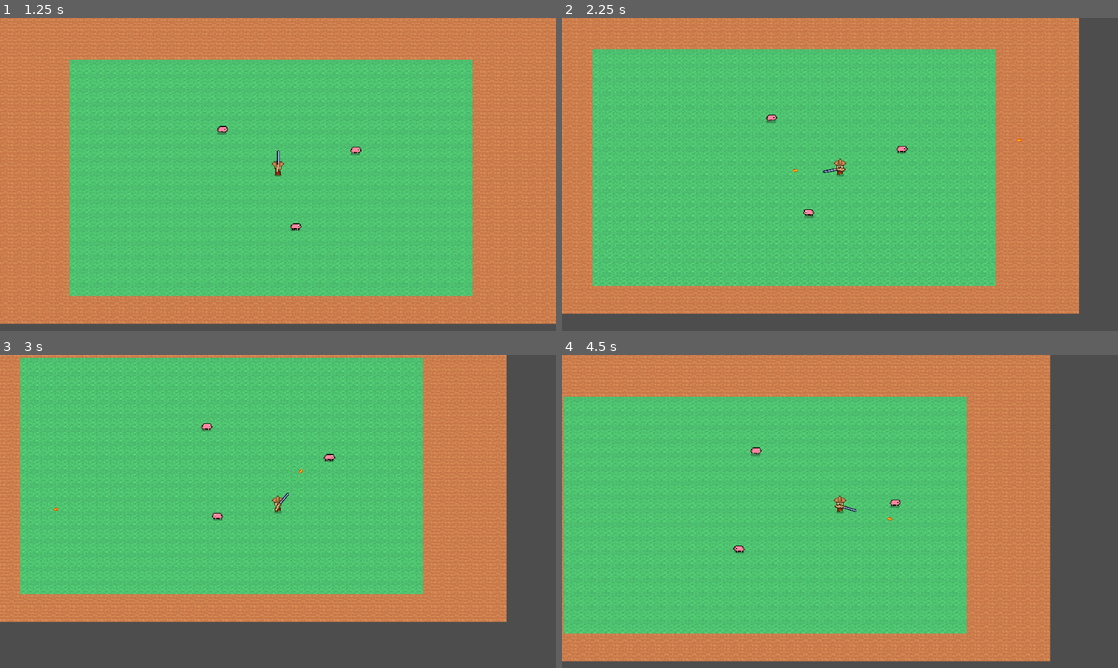
Above: before the commit, frames 1-4 (two rows, left to right).
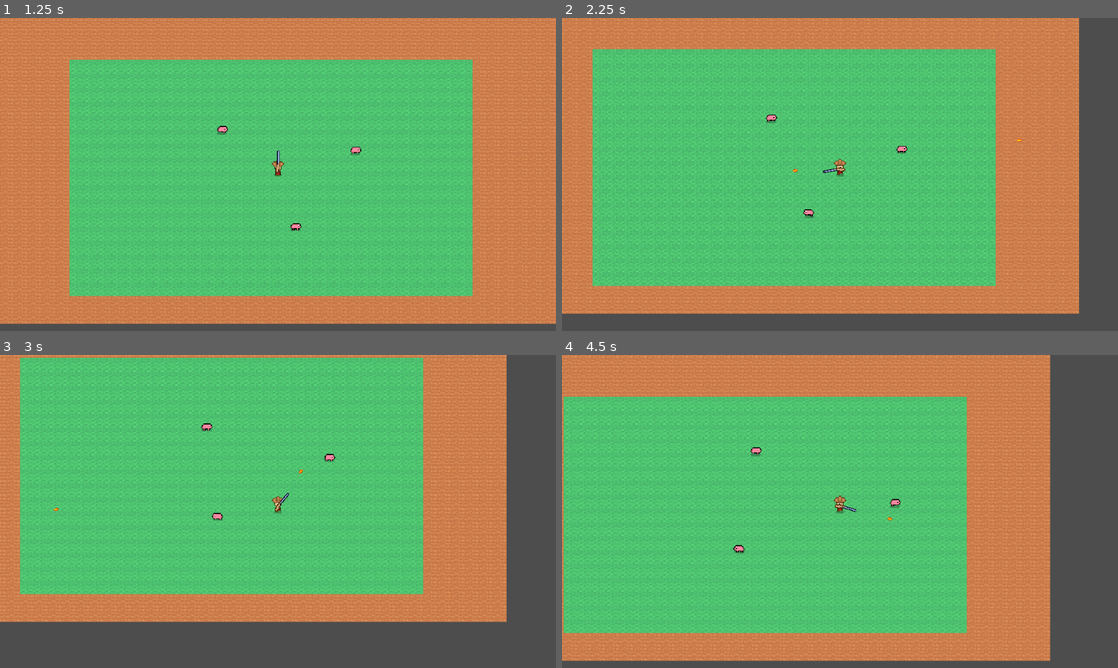
Above: after the commit, the same moments.

Repository: QuocKhangDA22TTD/game_projects
Game: Godot game, scene res://scenes/MainMenu.tscn
Two runs of this game, one before a commit and one after it. Both use one fixed random seed, a clock stepped at 60 frames per second and the inputs below.
Inputs (mouse positions are in pixels of both pictures, inside the frame that each line leads up to):
- Up to frame 1 (1.25 s): click "BẮT ĐẦU" at 0.5 s
- Up to frame 2 (2.25 s): move the mouse to (962, 158) at 1.27 s; hold D (move_right) 1.28-2.03 s; click (962, 158) at 1.35 s; move the mouse to (728, 190) at 2.02 s; hold S (move_down) from 2.03 s (still down); click (728, 190) at 2.1 s
- Up to frame 3 (3 s): move the mouse to (333, 442) at 2.77 s; release S (move_down) at 2.78 s; hold D (move_right) from 2.78 s (still down); click (333, 442) at 2.85 s
- Up to frame 4 (4.5 s): move the mouse to (812, 574) at 3.52 s; release D (move_right) at 3.53 s; hold W (move_up) 3.53-4.28 s; click (812, 574) at 3.6 s; move the mouse to (1006, 558) at 4.27 s; hold A (move_left) from 4.28 s (still down); click (1006, 558) at 4.35 s

Frame 1 is identical in both runs. In frame 2, 0.1% of the frame differs, in the area x 7-83%, y 31-68%; in frame 3, less than 0.1%; in frame 4, 0.8%, in the area x 0-88%, y 19-98%.

Commit message:
Cập nhập file wav âm thanh súng bắn và độ rung màn hình.

Diff:
--- a/unnamed-1/scripts/player.gd
+++ b/unnamed-1/scripts/player.gd
@@ -4,7 +4,7 @@
 @export var fire_rate: float = 0.2
 @export var bullet_scene: PackedScene
 @export var recoil_distance: float = 12.0 # súng giật lùi bao nhiêu px mỗi phát
-@export var shake_strength: float = 0.25 # độ rung màn hình khi bắn
+@export var shake_strength: float = 0.75 # độ rung màn hình khi bắn
 
 @onready var body: AnimatedSprite2D = $Body
 @onready var gun_pivot: Node2D = $GunPivot
Not shown, changed: unnamed-1/audio/gun_shoot.wav.import
Not shown, changed: unnamed-1/audio/gun_shoot.wav
